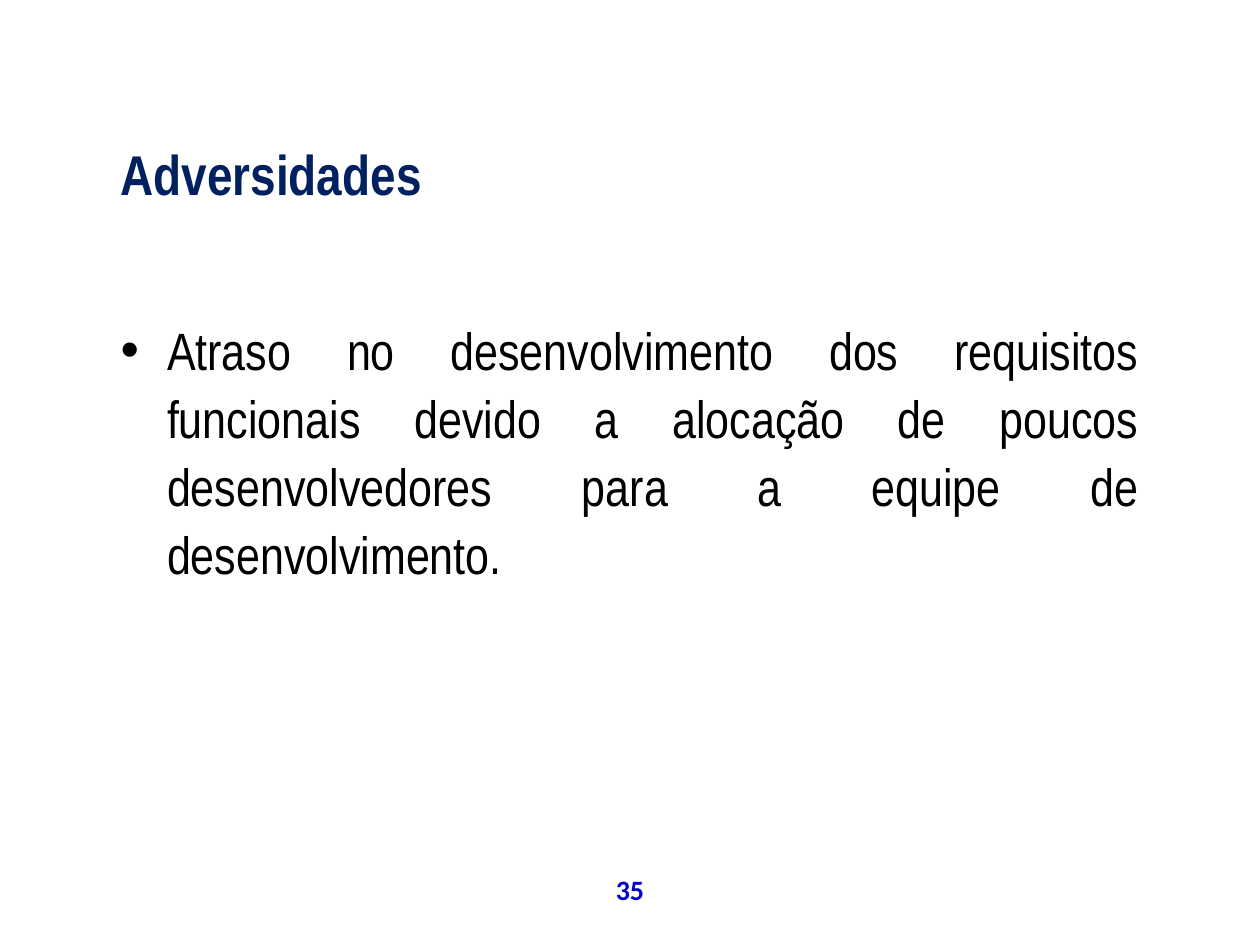
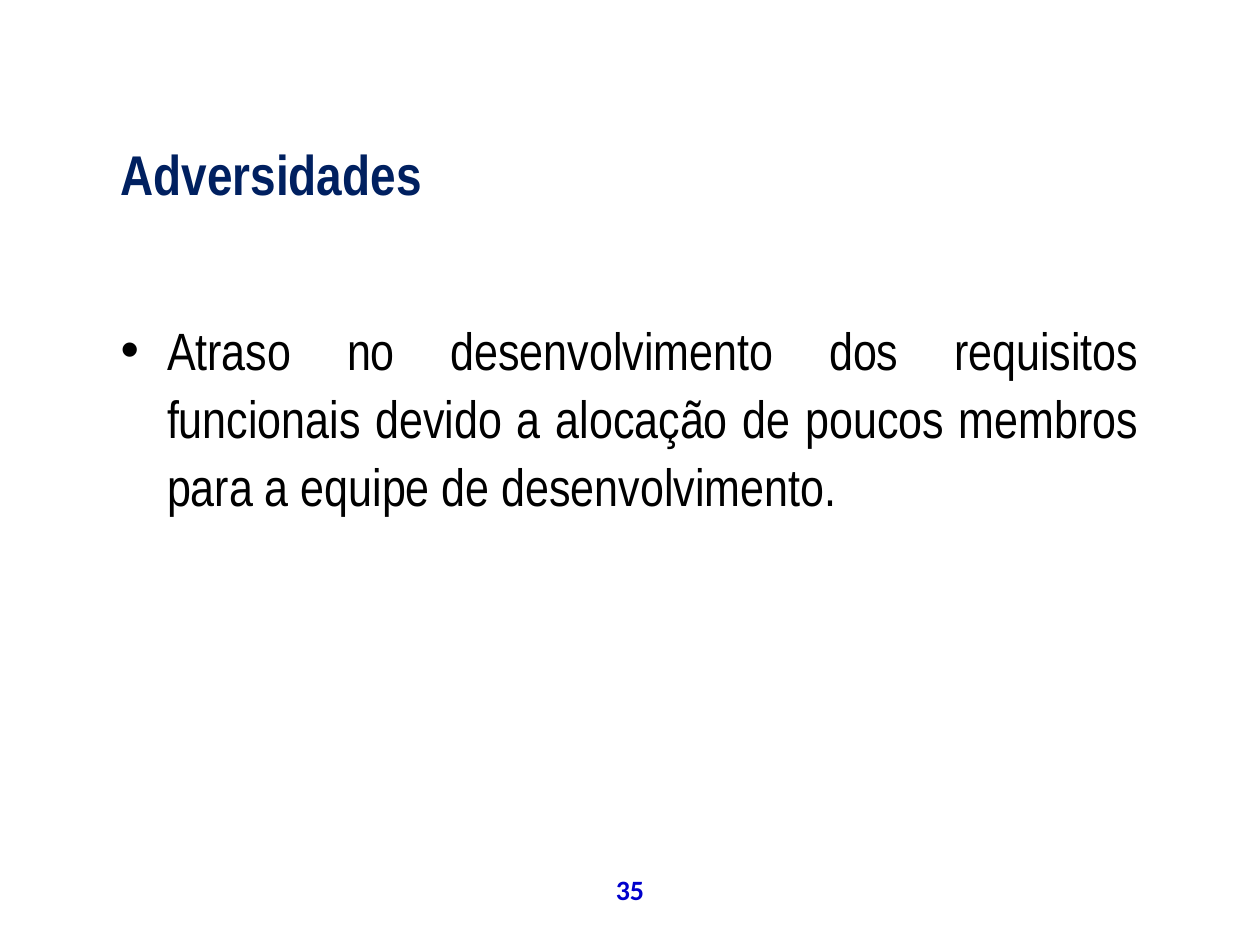
Before and after one commit to theoziran/sislodim, a slide deck: slide 35 of documentos/ProjetoPSA/Apresentação Final.ppt. Drawn at 1260x945 pixels with LibreOffice and Linux fonts; fonts in the diff are those of the drawing; background and template pictures are left out. Boxes give left, top, right and bottom in pixels: in the first picture for what was removed or moved away, otherwise in the second. Text is boxed around its words. In the diff, an @@ line names an element or a change of style, - is before the commit and + after.

```diff
--- a/documentos/ProjetoPSA/Apresentação Final.ppt
+++ b/documentos/ProjetoPSA/Apresentação Final.ppt
@@ text at (x1=167, y1=332, x2=1138, y2=516): text changed @@
-  • Atraso no desenvolvimento dos requisitos funcionais devido a alocação de poucos desenvolvedores para a equipe de desenvolvimento.
+  • Atraso no desenvolvimento dos requisitos funcionais devido a alocação de poucos membros para a equipe de desenvolvimento.
```
Also in this commit, not shown: 11 other slides changed, 1 slide added.
